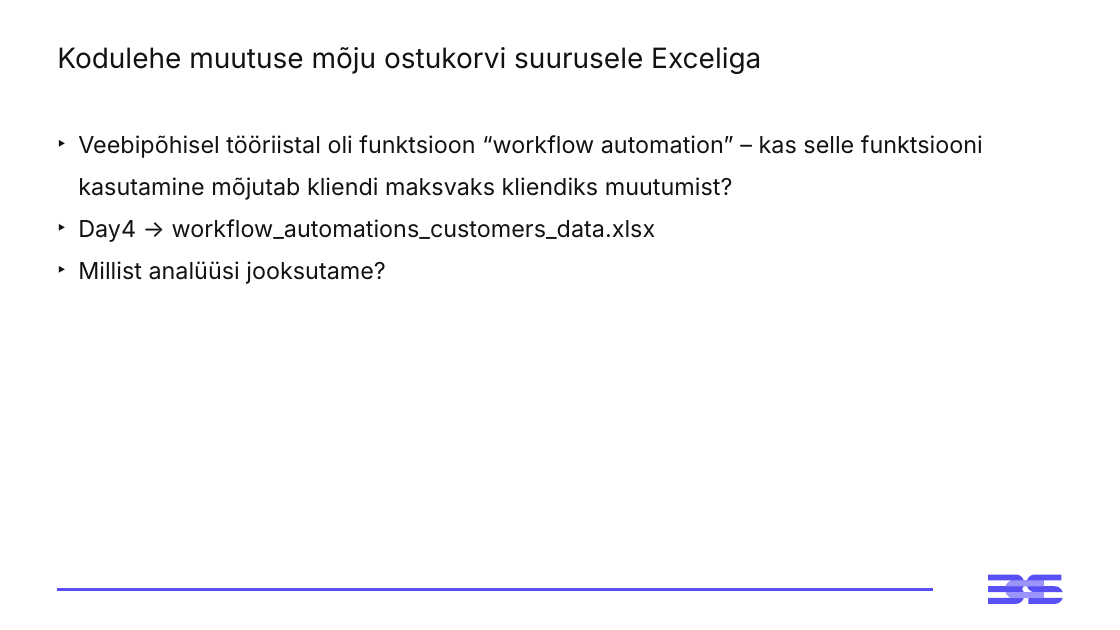
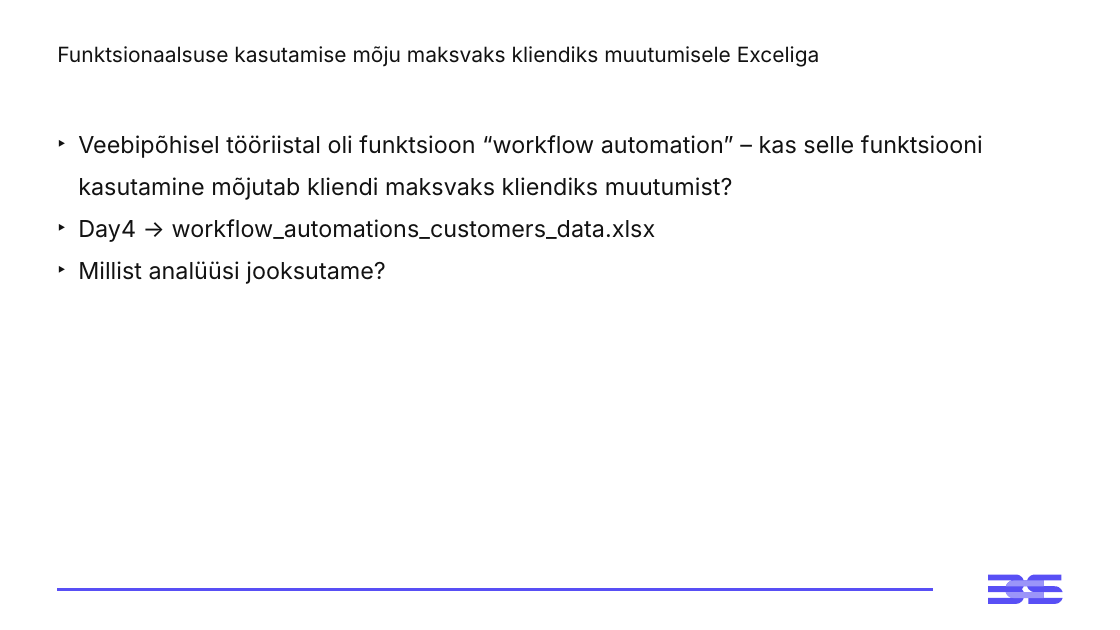
Before and after one commit to virverani/andmetarkus, a slide deck: slide 28 of Day4/4-paev-andmetarkus-esitlus.pptx (slide 27 before the commit). Drawn at 1120x630 pixels with LibreOffice and Linux fonts; fonts in the diff are those of the drawing. Boxes give left, top, right and bottom in pixels: in the first picture for what was removed or moved away, otherwise in the second. Text is boxed around its words. In the diff, an @@ line names an element or a change of style, - is before the commit and + after.

```diff
--- a/Day4/4-paev-andmetarkus-esitlus.pptx
+++ b/Day4/4-paev-andmetarkus-esitlus.pptx
@@ title at box(57, 46, 820, 67): text changed; size 24 to 18 pt @@
-Kodulehe muutuse mõju ostukorvi suurusele Exceliga
+Funktsionaalsuse kasutamise mõju maksvaks kliendiks muutumisele Exceliga
```
Also in this commit, not shown: 1 other slide changed, 8 other files.
